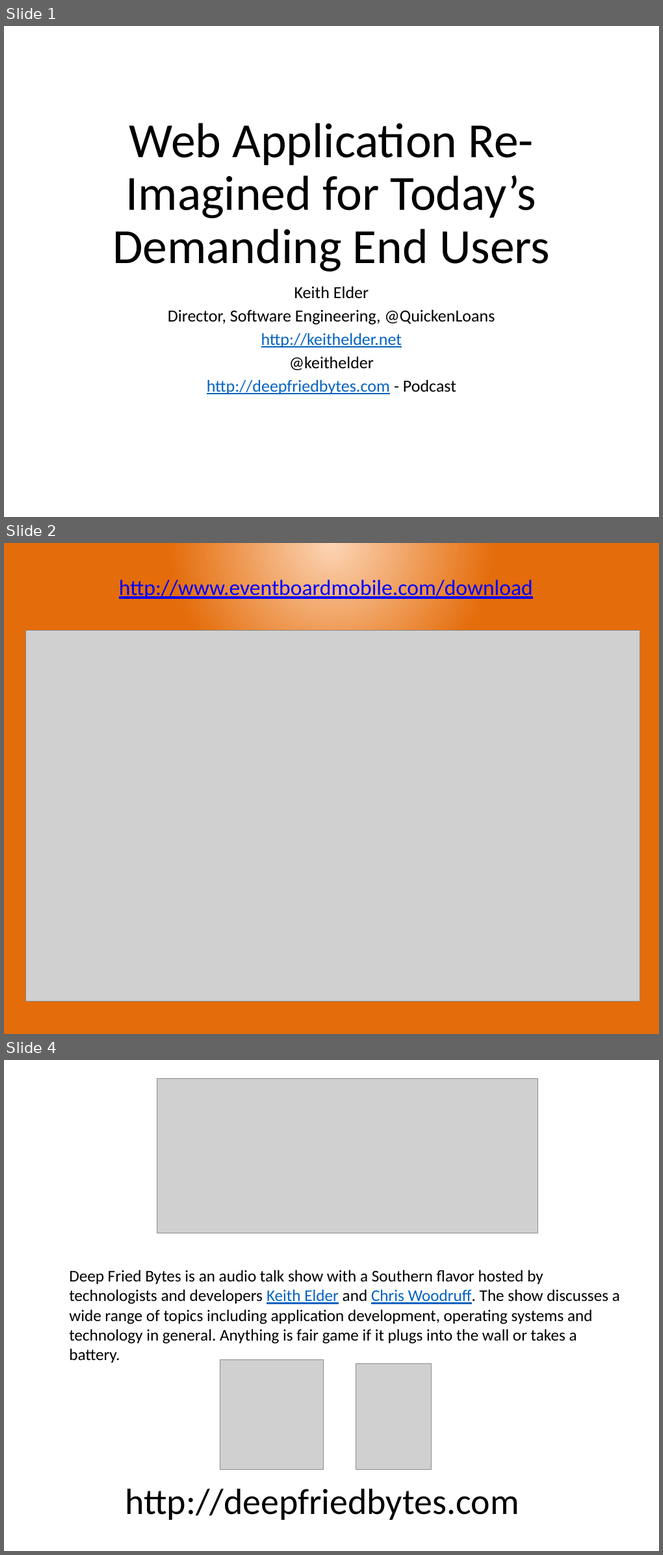
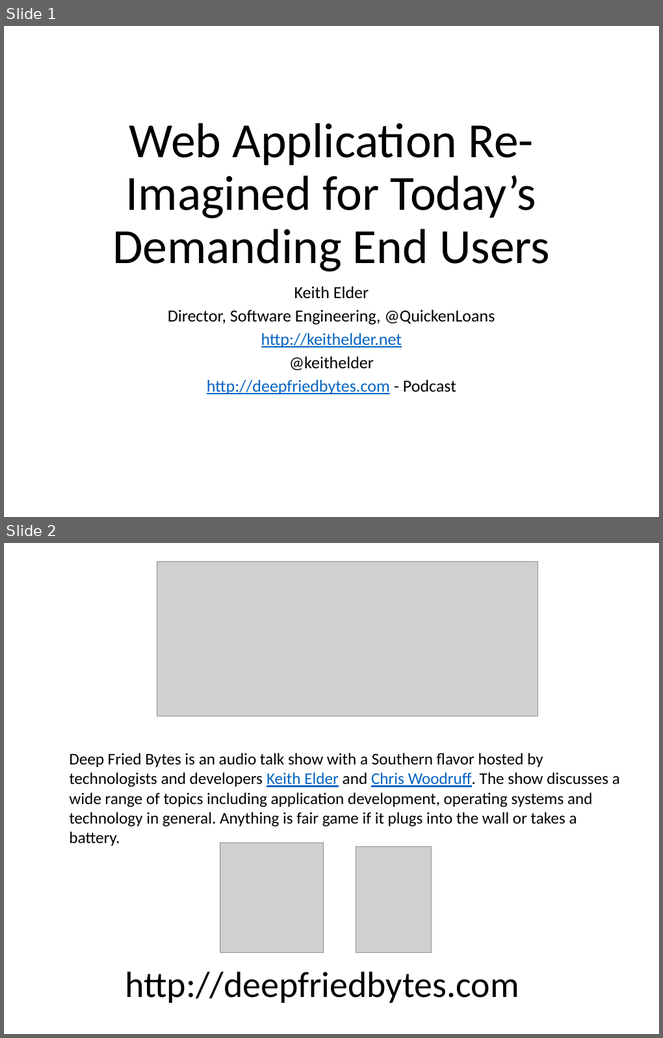
Before and after one commit to keithelder/StartR, a slide deck: slides/WebAppsReImagined.pptx. Shown one above the other, each under a label of ours: slides 1, 2 and 4 before the commit, slides 1 and 2 after it; the slides between them are not shown. The pictures are 663x1555 and 663x1038 pixels, drawn with LibreOffice and Linux fonts; fonts in the diff are those of the drawing; grey boxes stand for pictures. Boxes give left, top, right and bottom in pixels: in the first picture for what was removed or moved away, otherwise in the second. Text is boxed around its words. In the diff, an @@ line names an element or a change of style, - is before the commit and + after.

```diff
--- a/slides/WebAppsReImagined.pptx
+++ b/slides/WebAppsReImagined.pptx
@@ slide 2 removed at bbox=[4, 543, 659, 1034], background gradient #FCD5B5 to #E46C0A @@
@@ text removed at bbox=[119, 577, 533, 601] @@
-http://www.eventboardmobile.com/download
@@ picture removed at bbox=[25, 630, 640, 1002] @@
@@ what was slide 4 is now slide 2 @@
```
Also in this commit, not shown: 2 slides changed, 7 slides added, 3 other slides removed.
